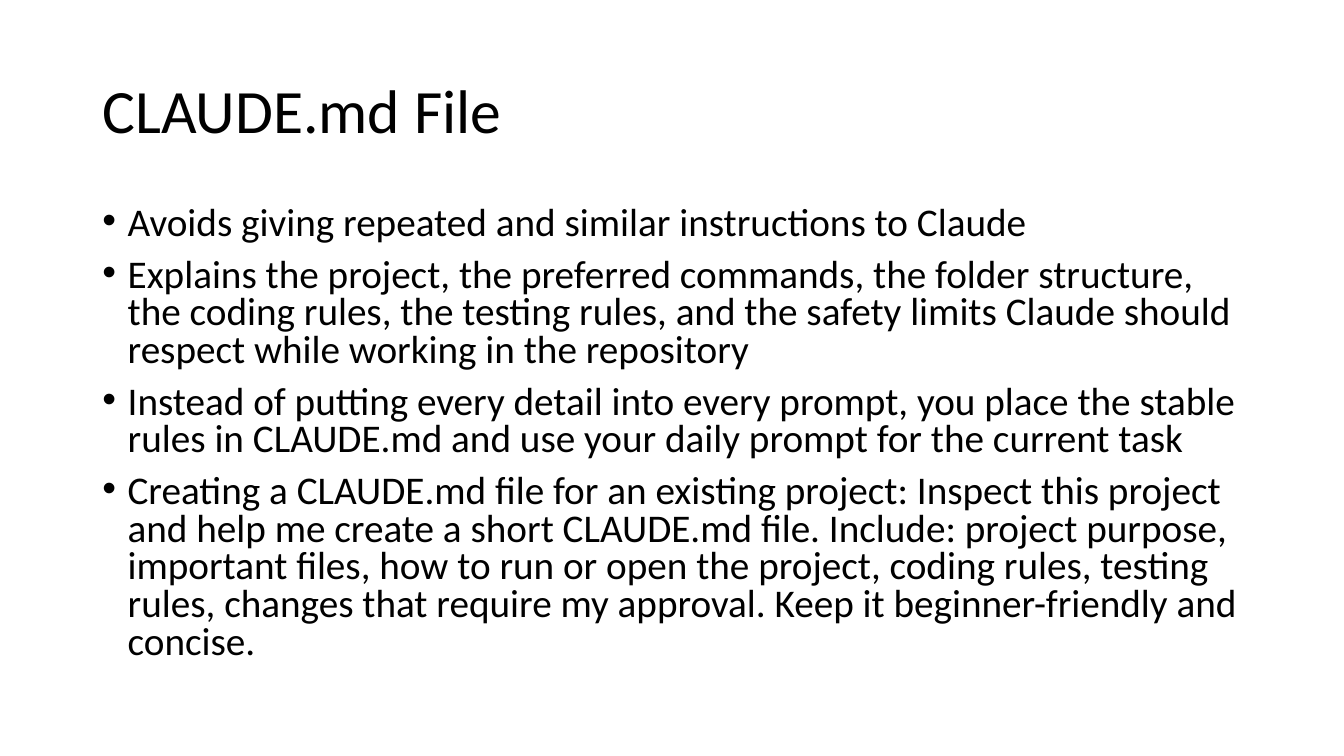
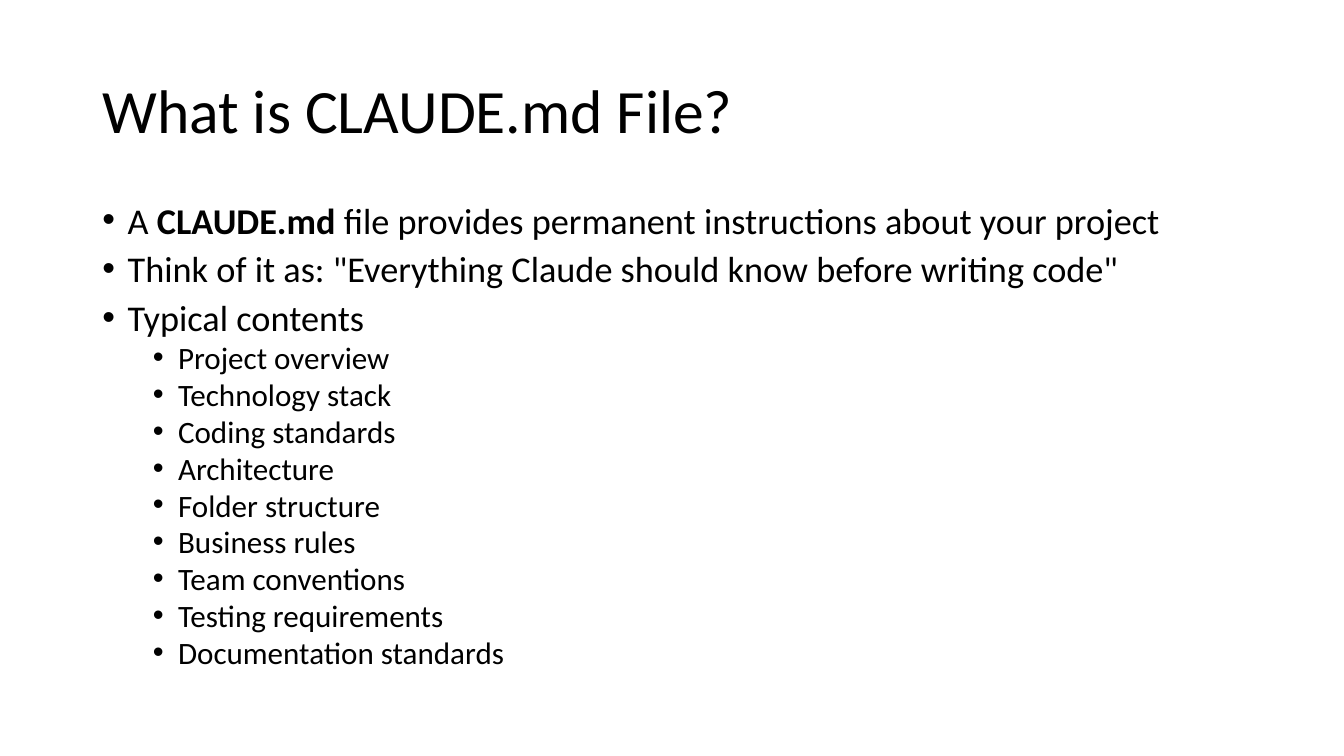
Before and after one commit to atulkahatecdac/claude-code, a slide deck: slide 58 of Claude Code.pptx (slide 64 before the commit). Drawn at 1344x756 pixels with LibreOffice and Linux fonts; fonts in the diff are those of the drawing. Boxes give left, top, right and bottom in pixels: in the first picture for what was removed or moved away, otherwise in the second. Text is boxed around its words. In the diff, an @@ line names an element or a change of style, - is before the commit and + after.

```diff
--- a/Claude Code.pptx
+++ b/Claude Code.pptx
@@ title at bbox=[102, 90, 733, 134]: text changed @@
-CLAUDE.md File
+What is CLAUDE.md File?
@@ text at bbox=[128, 208, 1159, 665]: text changed; size 28 to 22.2 pt @@
-• Avoids giving repeated and similar instructions to Claude
-• Explains the project, the preferred commands, the folder structure, the coding rules, the testing rules, and the safety limits Claude should respect while working in the repository
-• Instead of putting every detail into every prompt, you place the stable rules in CLAUDE.md and use your daily prompt for the current task
-• Creating a CLAUDE.md file for an existing project: Inspect this project and help me create a short CLAUDE.md file. Include: project purpose, important files, how to run or open the project, coding rules, testing rules, changes that require my approval. Keep it beginner-friendly and concise.
+• A CLAUDE.md file provides permanent instructions about your project
+• Think of it as: "Everything Claude should know before writing code"
+• Typical contents
+  • Project overview
+  • Technology stack
+  • Coding standards
+  • Architecture
+  • Folder structure
+  • Business rules
+  • Team conventions
+  • Testing requirements
+  • Documentation standards
```
Also in this commit, not shown: 30 other slides changed, 87 slides added, 180 slides removed.
